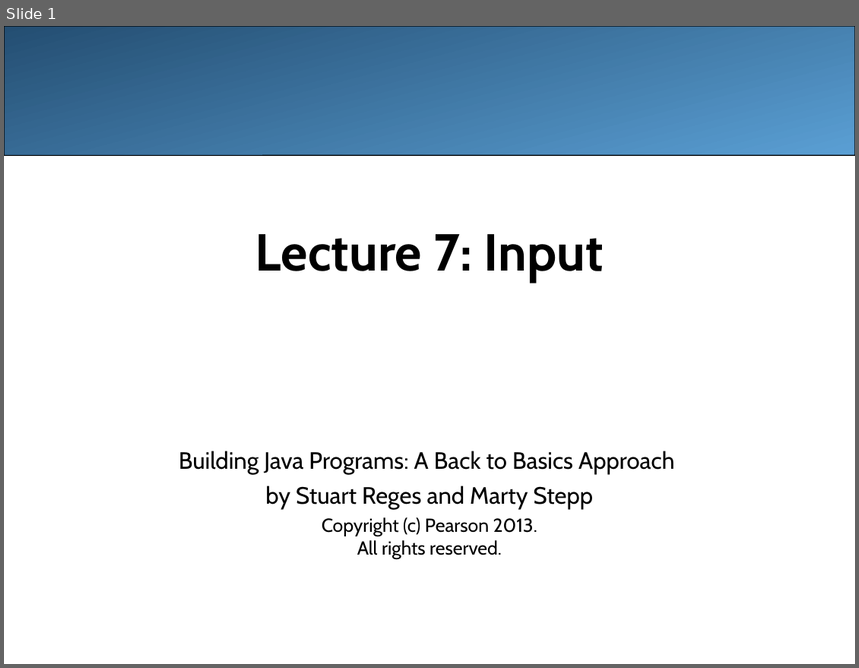
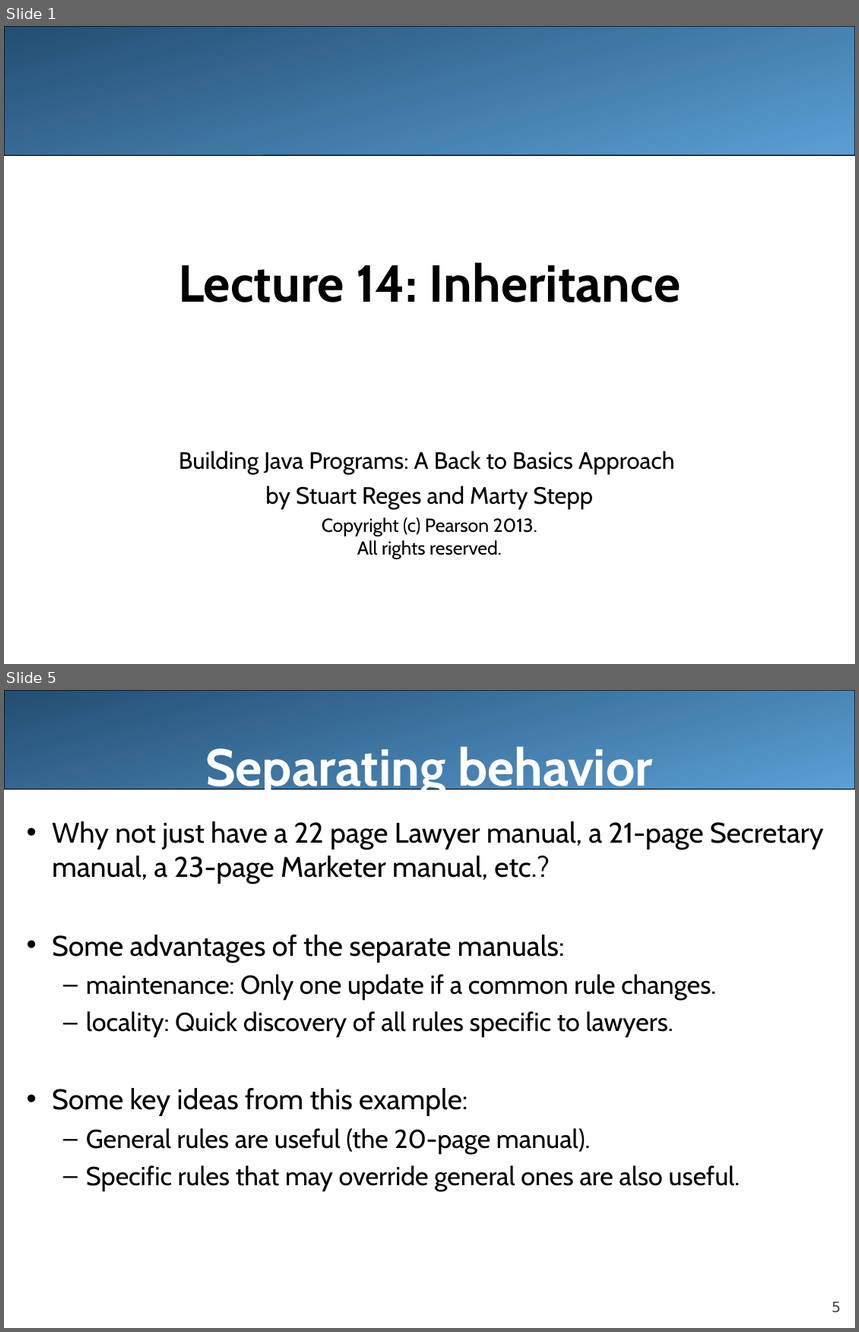
Before and after one commit to LongBaoNguyen/longbaonguyen.github.io, a slide deck: courses/apcsa/lecture14.ppt. Shown one above the other, each under a label of ours: slide 1 before the commit, slides 1 and 5 after it; the slides between them are not shown. The pictures are 859x668 and 859x1332 pixels, drawn with LibreOffice and Linux fonts; fonts in the diff are those of the drawing. Boxes give left, top, right and bottom in pixels: in the first picture for what was removed or moved away, otherwise in the second. Text is boxed around its words. In the diff, an @@ line names an element or a change of style, - is before the commit and + after.

Commit message:
inheritance

```diff
--- a/courses/apcsa/lecture14.ppt
+++ b/courses/apcsa/lecture14.ppt
@@ slide 5 added at box(4, 690, 855, 1328), background #FFFFFF @@
@@ rounded rectangle added at box(4, 690, 855, 790), fill gradient #244E72 to #5A9FD4, outline #000000 0.74 pt @@
@@ title added at box(205, 746, 653, 797), 44 pt, text #FFFFFF, bold @@
+Separating behavior
@@ text added at box(52, 821, 824, 1192), 22 pt, text #000000 @@
+• Why not just have a 22 page Lawyer manual, a 21-page Secretary manual, a 23-page Marketer manual, etc.?
+• Some advantages of the separate manuals:
+  – maintenance: Only one update if a common rule changes.
+  – locality: Quick discovery of all rules specific to lawyers.
+• Some key ideas from this example:
+  – General rules are useful (the 20-page manual).
+  – Specific rules that may override general ones are also useful.
@@ page number added at box(832, 1302, 841, 1313), 12 pt, text #424242 @@
+5
@@ slide 1 changed as well @@
@@ title at box(178, 262, 680, 303): text changed @@
-Lecture 7: Input
+Lecture 14: Inheritance
```
Also in this commit, not shown: 1 other slide changed, 20 other slides added, 34 slides removed, 27 other files.
